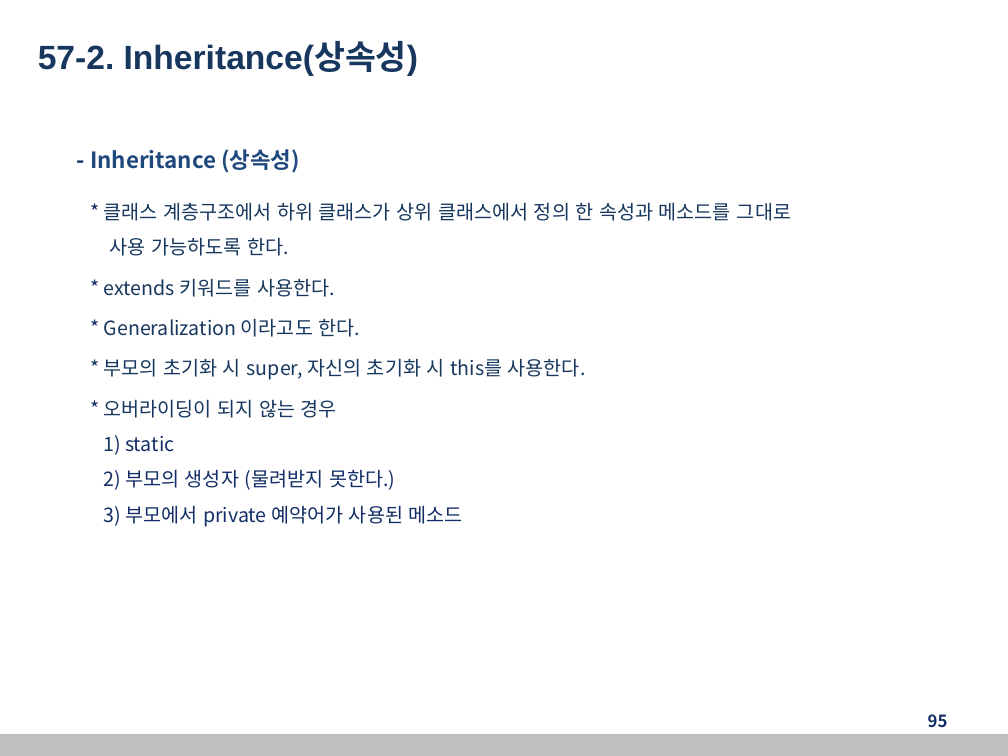
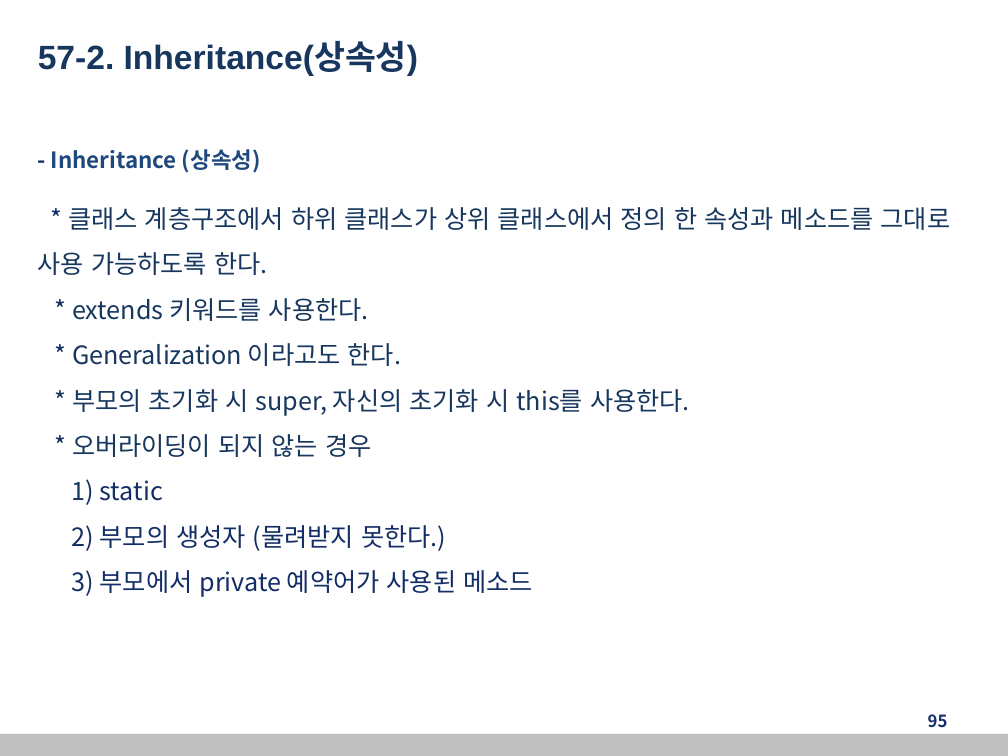
Before and after one commit to kang99king3/back-end_edu20221230, a slide deck: slide 95 of 자바교안_20221230.pptx. Drawn at 1008x756 pixels with LibreOffice and Linux fonts; fonts in the diff are those of the drawing. Boxes give left, top, right and bottom in pixels: in the first picture for what was removed or moved away, otherwise in the second. Text is boxed around its words. In the diff, an @@ line names an element or a change of style, - is before the commit and + after.

```diff
--- a/자바교안_20221230.pptx
+++ b/자바교안_20221230.pptx
@@ text "- Inheritance (상속성)": place and size @@
-text "- Inheritance (상속성)" at [90,149,791,527]
+text "- Inheritance (상속성)" at [38,149,951,597]
@@ text at [38,207,951,275]: text changed; size 14 to 18 pt @@
-* 클래스 계층구조에서 하위 클래스가 상위 클래스에서 정의 한 속성과 메소드를 그대로
-사용 가능하도록 한다.
+* 클래스 계층구조에서 하위 클래스가 상위 클래스에서 정의 한 속성과 메소드를 그대로 사용 가능하도록 한다.
@@ text at [72,298,690,597]: size 14 to 18 pt in "* extends 키워드를 사용한다.", "* Generalization 이라고도 한다.", "* 부모의 초기화 시 super, 자신의 초기화 ...", "* 오버라이딩이 되지 않는 경우" and 3 more places @@
```
Also in this commit, not shown: 49 other slides changed.
